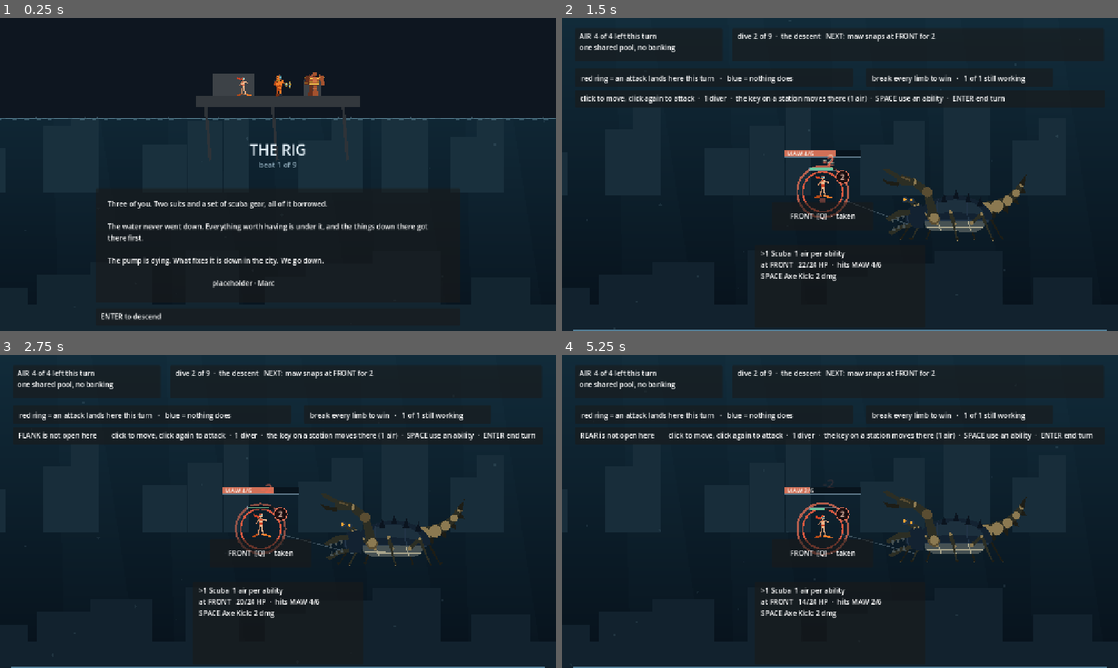
Above: before the commit, frames 1-4 (two rows, left to right).
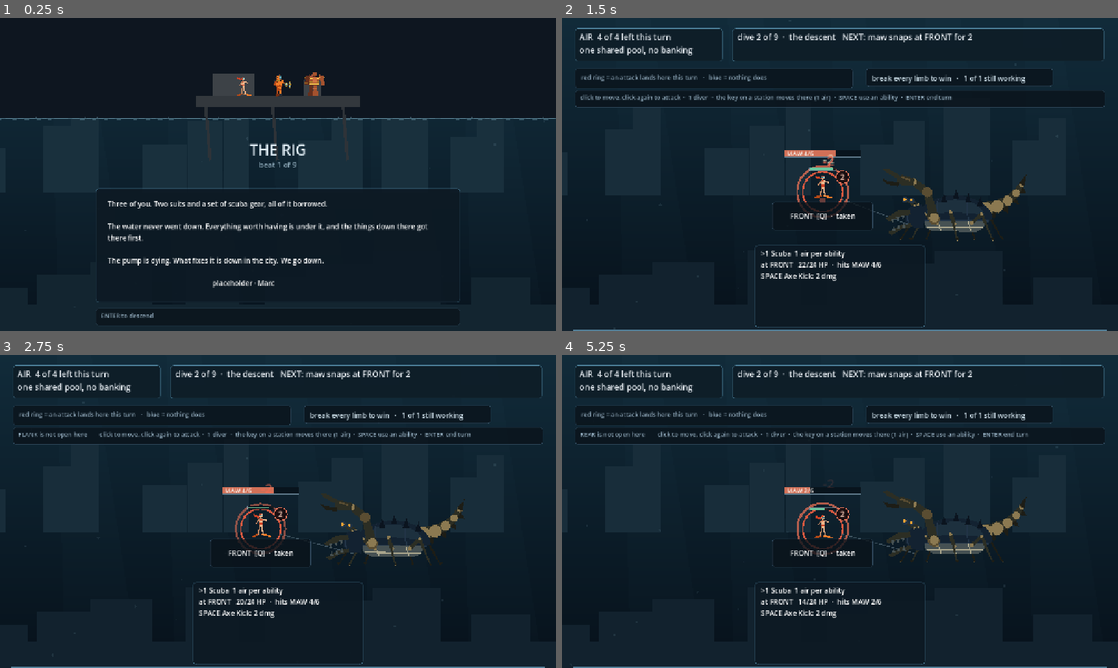
Above: after the commit, the same moments.

Repository: ImmortalDemonGod/salvage
Game: Godot game, scene res://game/main.tscn
The game is run twice, just before and just after one commit, with the same random seed, the same clock (stepped at 60 frames per second) and the same inputs.
Inputs (mouse positions are in pixels of both pictures, inside the frame that each line leads up to):
- Up to frame 1 (0.25 s): no input
- Up to frame 2 (1.5 s): tap Enter at 0.5, 1.25 s; move the mouse to (962, 158) at 0.52 s; hold W 0.53-1.25 s; tap 1 at 0.6 s; click (962, 158) at 0.67 s; tap Space at 0.77 s; drag from (728, 190) to (812, 237) at 1.27 s
- Up to frame 3 (2.75 s): tap Enter at 2 s; move the mouse to (333, 442) at 2.02 s; hold W from 2.03 s (still down); tap 3 at 2.1 s
- Up to frame 4 (5.25 s): release W at 2.75 s; tap Enter at 2.75, 3.5, 4.25 s; drag from (812, 574) to (673, 464) at 2.77 s; move the mouse to (1006, 558) at 3.52 s; tap Q at 3.6 s; tap Space at 3.77 s; drag from (673, 464) to (756, 433) at 4.27 s; move the mouse to (867, 511) at 5.02 s; tap R at 5.1 s; click (867, 511) at 5.17 s

The runs differ from the first frame. In frame 1, 0.5% of the frame differs, in the area x 17-83%, y 54-98%; in frame 2, 4.1%; in frame 3, 4.3%, in the area x 2-98%, y 3-99%; in frame 4, 4.3%.

Commit message:
one design language, and a type hierarchy
Asked directly whether this looks as good as the first prototype, the
honest answer from putting them side by side was no, and the reason was
not content. TIDESONG has a framed field, a consistent language of pills
and chips and coloured borders, and real typographic hierarchy. This had
nine flat grey rectangles in one font at one weight, which reads as an
instrumentation panel rather than a game.

Three skins, chosen by what a thing DOES rather than where it sits:
primary for the readouts that change every turn (air, telegraph), quiet
for the ones that never do (legend, controls, goal, station markers), and
card for the objects you look at (the roster, the story). Rounded, bordered
and inset, so a panel looks like a made thing.

And the type now has a hierarchy: the telegraph and the air pool are the
biggest and brightest things on screen because they are what a turn is
decided on, and the lines that never change are smaller and dimmer.

Diff:
--- a/game/main.gd
+++ b/game/main.gd
@@ -108,6 +108,28 @@
 			return Vector2(float(xy[0]), float(xy[1])) + BOARD_LIFT
 	return STATION_POS[i] + BOARD_LIFT
 
+# One design language, in one place. PRIMARY is for the things that change
+# every turn, QUIET for the things that never do, so the eye has somewhere
+# to go first.
+static func _skin(bg: Color, border: Color, radius := 6) -> StyleBoxFlat:
+	var sb := StyleBoxFlat.new()
+	sb.bg_color = bg
+	sb.border_color = border
+	sb.set_border_width_all(1)
+	sb.set_corner_radius_all(radius)
+	sb.content_margin_left = 12.0
+	sb.content_margin_right = 12.0
+	return sb
+
+static func skin_primary() -> StyleBoxFlat:
+	return _skin(Color(0.055, 0.115, 0.155, 0.94), Color(0.30, 0.50, 0.60, 0.75))
+
+static func skin_quiet() -> StyleBoxFlat:
+	return _skin(Color(0.040, 0.075, 0.105, 0.80), Color(0.20, 0.30, 0.38, 0.55))
+
+static func skin_card() -> StyleBoxFlat:
+	return _skin(Color(0.050, 0.100, 0.140, 0.92), Color(0.26, 0.44, 0.54, 0.70), 8)
+
 func _build_ui() -> void:
 	# station markers: one Control each, so the invariants can assert they
 	# never overlap and their labels stay inside them
@@ -116,6 +138,7 @@
 		m.name = "station_" + Combat.STATION_NAMES[i]
 		m.size = Vector2(232, 66)
 		m.position = Vector2.ZERO   # placed per encounter in _refresh
+		m.add_theme_stylebox_override("panel", skin_quiet())
 		add_child(m)
 		var l := Label.new()
 		l.name = "label"
@@ -134,6 +157,7 @@
 		p.name = "diver_card_" + str(i)
 		p.size = Vector2(392, 190)
 		p.position = Vector2(24 + i * 406, CARD_TOP)
+		p.add_theme_stylebox_override("panel", skin_card())
 		add_child(p)
 		var l := Label.new()
 		l.name = "label"
@@ -148,18 +172,22 @@
 	air_panel.name = "air_panel"
 	air_panel.size = Vector2(340, 76)
 	air_panel.position = Vector2(30, 24)
+	air_panel.add_theme_stylebox_override("panel", skin_primary())
 	add_child(air_panel)
 	ui_air = Label.new()
 	ui_air.name = "label"
 	ui_air.set_anchors_preset(Control.PRESET_FULL_RECT)
 	ui_air.offset_left = 10; ui_air.offset_right = -10
 	ui_air.offset_top = 6; ui_air.offset_bottom = -6
+	ui_air.add_theme_font_size_override("font_size", 19)
+	ui_air.add_theme_color_override("font_color", Color(0.94, 0.96, 0.98))
 	air_panel.add_child(ui_air)
 
 	var tel := Panel.new()
 	tel.name = "telegraph_panel"
 	tel.size = Vector2(856, 76)
 	tel.position = Vector2(392, 24)
+	tel.add_theme_stylebox_override("panel", skin_primary())
 	add_child(tel)
 	ui_intent = Label.new()
 	ui_intent.name = "label"
@@ -167,6 +195,8 @@
 	ui_intent.autowrap_mode = TextServer.AUTOWRAP_WORD_SMART
 	ui_intent.offset_left = 12; ui_intent.offset_right = -12
 	ui_intent.offset_top = 6; ui_intent.offset_bottom = -6
+	ui_intent.add_theme_font_size_override("font_size", 19)
+	ui_intent.add_theme_color_override("font_color", Color(0.94, 0.96, 0.98))
 	tel.add_child(ui_intent)
 
 	# built BEFORE the first _refresh, which runs on the opening scene beat
@@ -174,6 +204,7 @@
 	scene_panel.name = "scene_panel"
 	scene_panel.size = SCENE_PANEL_SIZE
 	scene_panel.position = SCENE_PANEL_AT
+	scene_panel.add_theme_stylebox_override("panel", skin_card())
 	add_child(scene_panel)
 	ui_scene = Label.new()
 	ui_scene.name = "label"
@@ -185,32 +216,38 @@
 
 	var legend_panel := Panel.new()
 	legend_panel.name = "legend_panel"
-	legend_panel.size = Vector2(640, 42)
+	legend_panel.size = Vector2(640, 46)
 	legend_panel.position = Vector2(30, 116)
+	legend_panel.add_theme_stylebox_override("panel", skin_quiet())
 	add_child(legend_panel)
 	ui_legend = Label.new()
 	ui_legend.name = "label"
 	ui_legend.set_anchors_preset(Control.PRESET_FULL_RECT)
 	ui_legend.offset_left = 14; ui_legend.offset_right = -14
 	ui_legend.offset_top = 11; ui_legend.offset_bottom = -11
+	ui_legend.add_theme_font_size_override("font_size", 14)
+	ui_legend.add_theme_color_override("font_color", Color(0.58, 0.68, 0.75))
 	legend_panel.add_child(ui_legend)
 
 	var goal_panel := Panel.new()
 	goal_panel.name = "goal_panel"
 	goal_panel.size = Vector2(430, 42)
 	goal_panel.position = Vector2(700, 116)
+	goal_panel.add_theme_stylebox_override("panel", skin_quiet())
 	add_child(goal_panel)
 	ui_goal = Label.new()
 	ui_goal.name = "label"
 	ui_goal.set_anchors_preset(Control.PRESET_FULL_RECT)
 	ui_goal.offset_left = 14; ui_goal.offset_right = -14
 	ui_goal.offset_top = 11; ui_goal.offset_bottom = -11
+	ui_goal.add_theme_color_override("font_color", Color(0.80, 0.87, 0.91))
 	goal_panel.add_child(ui_goal)
 
 	var help_panel := Panel.new()
 	help_panel.name = "help_panel"
 	help_panel.size = Vector2(1220, 40)
 	help_panel.position = Vector2(30, 166)
+	help_panel.add_theme_stylebox_override("panel", skin_quiet())
 	add_child(help_panel)
 	var log_panel := Panel.new()
 	log_panel.name = "log_panel"
@@ -229,12 +266,16 @@
 	ui_log.offset_left = 12; ui_log.offset_right = -12
 	ui_log.offset_top = 8; ui_log.offset_bottom = -8
 	ui_log.autowrap_mode = TextServer.AUTOWRAP_WORD_SMART
+	ui_log.add_theme_font_size_override("font_size", 15)
+	ui_log.add_theme_color_override("font_color", Color(0.72, 0.82, 0.88))
 	log_panel.add_child(ui_log)
 	ui_help = Label.new()
 	ui_help.name = "label"
 	ui_help.set_anchors_preset(Control.PRESET_FULL_RECT)
 	ui_help.offset_left = 12; ui_help.offset_right = -12
 	ui_help.offset_top = 7; ui_help.offset_bottom = -7
+	ui_help.add_theme_font_size_override("font_size", 14)
+	ui_help.add_theme_color_override("font_color", Color(0.58, 0.68, 0.75))
 	help_panel.add_child(ui_help)
 
 # Selecting a diver who is not on this dive left NOBODY selected: the party
